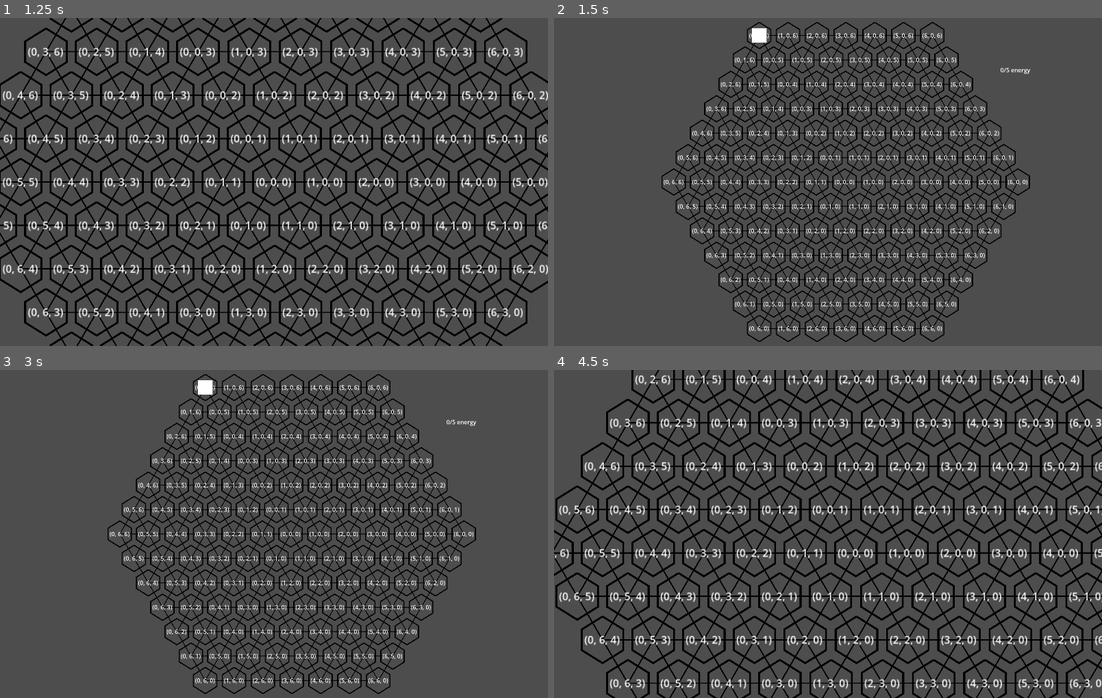
Above: before the commit, frames 1-4 (two rows, left to right).
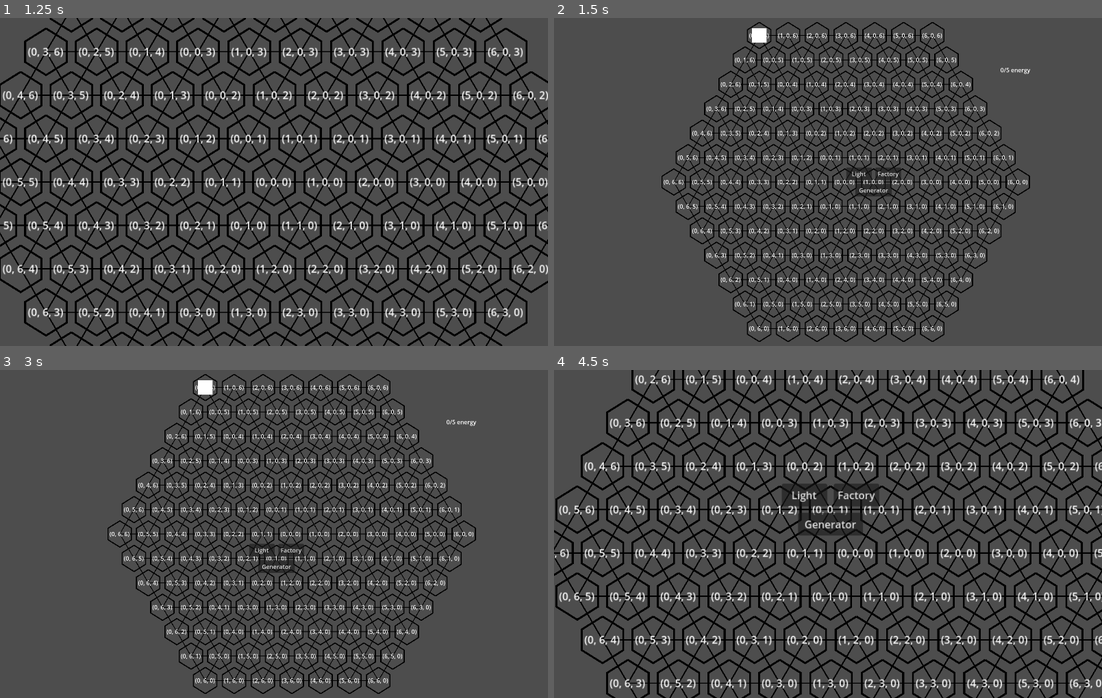
Above: after the commit, the same moments.

Repository: KlaimP/GameJam2.0
Game: Godot game, scene res://main.tscn
Same seed, same stepped clock (60 frames per second), same inputs: the game is played once before the commit and once after it.
Inputs (mouse positions are in pixels of both pictures, inside the frame that each line leads up to):
- Up to frame 1 (1.25 s): tap Enter at 0.5 s; tap Mouse wheel up (cam_zoom_in) at 0.6 s; click (274, 182) at 0.67 s
- Up to frame 2 (1.5 s): tap Space at 1.25 s; move the mouse to (877, 182) at 1.27 s; tap Mouse wheel down (cam_zoom_out) at 1.35 s; click (877, 182) at 1.42 s
- Up to frame 3 (3 s): click (334, 527) at 2 s, where only the run after the commit has a clickable "Factory"; tap Enter at 2.75 s; move the mouse to (274, 556) at 2.77 s; press the mouse at (274, 556) at 2.78 s
- Up to frame 4 (4.5 s): release the mouse at (828, 556) at 3.5 s; click (817, 550) at 3.5 s, where only the run after the commit has a clickable "Light"; tap Space at 4.25 s; move the mouse to (828, 511) at 4.27 s; tap Mouse wheel up (cam_zoom_in) at 4.35 s; click (828, 511) at 4.42 s

Frame 1 is identical in both runs. In frame 2, 0.4% of the frame differs, in the area x 53-64%, y 45-55%; in frame 3, 0.4%; in frame 4, 1.4%, in the area x 41-60%, y 34-51%.

Commit message:
aaaaaaaaaaaaaa

Diff:
--- a/components/Light.gd
+++ b/components/Light.gd
@@ -7,7 +7,7 @@
 
 
 func _ready():
-	EventBus.end_turn.connect(start_turn)
+	EventBus.start_turn.connect(start_turn)
 	castle = EventBus.castle
 	work = working()
 
--- a/components/LightGenerator.gd
+++ b/components/LightGenerator.gd
@@ -6,7 +6,10 @@
 
 func _ready():
 	castle = EventBus.castle
-	working()
+	EventBus.start_turn.connect(working())
 
 func working():
 	castle.add_energy(energyGeneration)
+
+func destroyed():
+	castle.add_energy(-energyGeneration)
--- a/map/tile.gd
+++ b/map/tile.gd
@@ -10,13 +10,14 @@
 
 var connectedTiles: Array
 
-var isYourTurn: bool = false
+var isYourTurn: bool = true
 
 
 
 
 func _ready():
 	EventBus.end_turn.connect(func(): isYourTurn = false)
+	EventBus.start_turn.connect(func(): isYourTurn = true)
 
 func draw_line_to_tile():
 	lineToTile.points.clear()
@@ -46,5 +47,5 @@
 	add_child(newBuild)
 	building = newBuild
 	newBuild.position = Vector2.ZERO
+	EventBus.end_turn.emit()
 	newBuild.set_build(type)
-	EventBus.end_turn.emit()
--- a/scripts/Build.gd
+++ b/scripts/Build.gd
@@ -15,6 +15,7 @@
 	match value:
 		Type.CASTLE:
 			add_child(castle.instantiate())
+			EventBus.start_turn.emit()
 		Type.FACTORY:
 			add_child(factory.instantiate())
 		Type.LUMINAIRE:
Not shown: 1 places in components/BuildMenu.tscn that only renumber resources
Not shown: 1 places in main.tscn that only renumber resources
